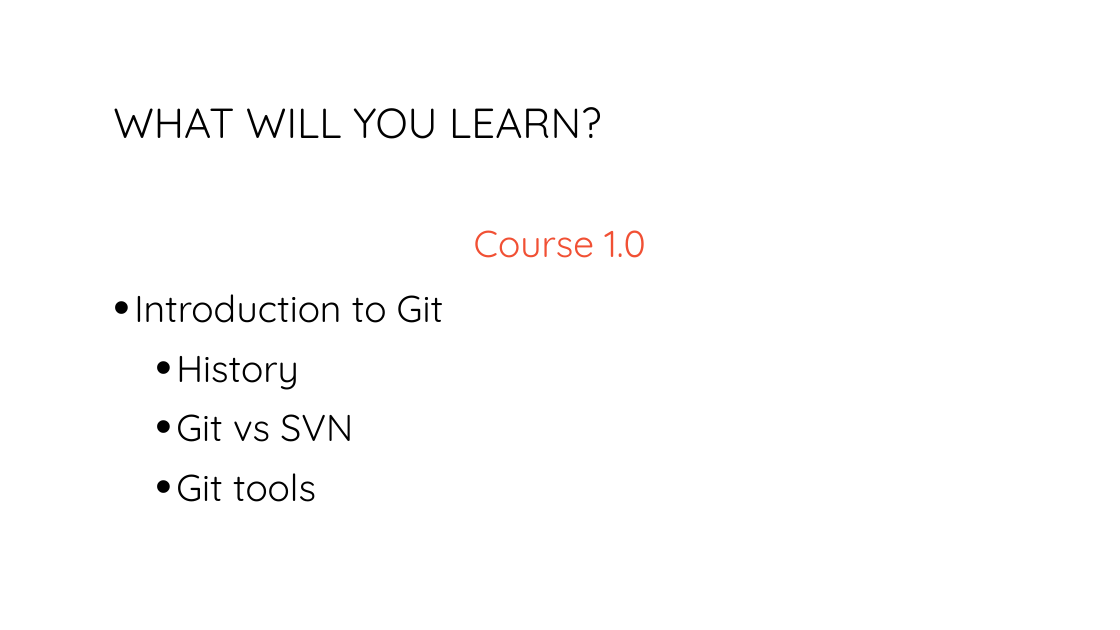
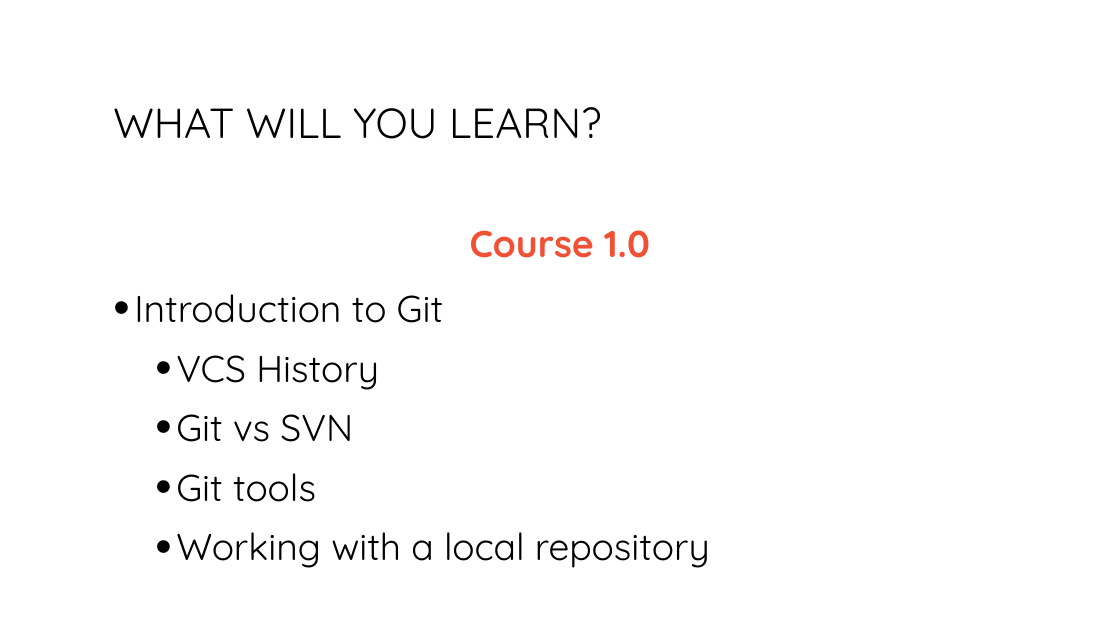
Before and after one commit to bogdanbujdea/git102, a slide deck: slide 3 of Course 1.pptx. Drawn at 1120x630 pixels with LibreOffice and Linux fonts; fonts in the diff are those of the drawing. Boxes give left, top, right and bottom in pixels: in the first picture for what was removed or moved away, otherwise in the second. Text is boxed around its words. In the diff, an @@ line names an element or a change of style, - is before the commit and + after.

```diff
--- a/Course 1.pptx
+++ b/Course 1.pptx
@@ text at box(176, 230, 710, 568): bold on in "Course 1.0"; text colour #FFFFFF to #000000 in "Working with a local repository" @@
@@ text at box(176, 355, 379, 390): text changed @@
-  • History
+  • VCS History
```
Also in this commit, not shown: 6 other slides changed, 1 slide added.
